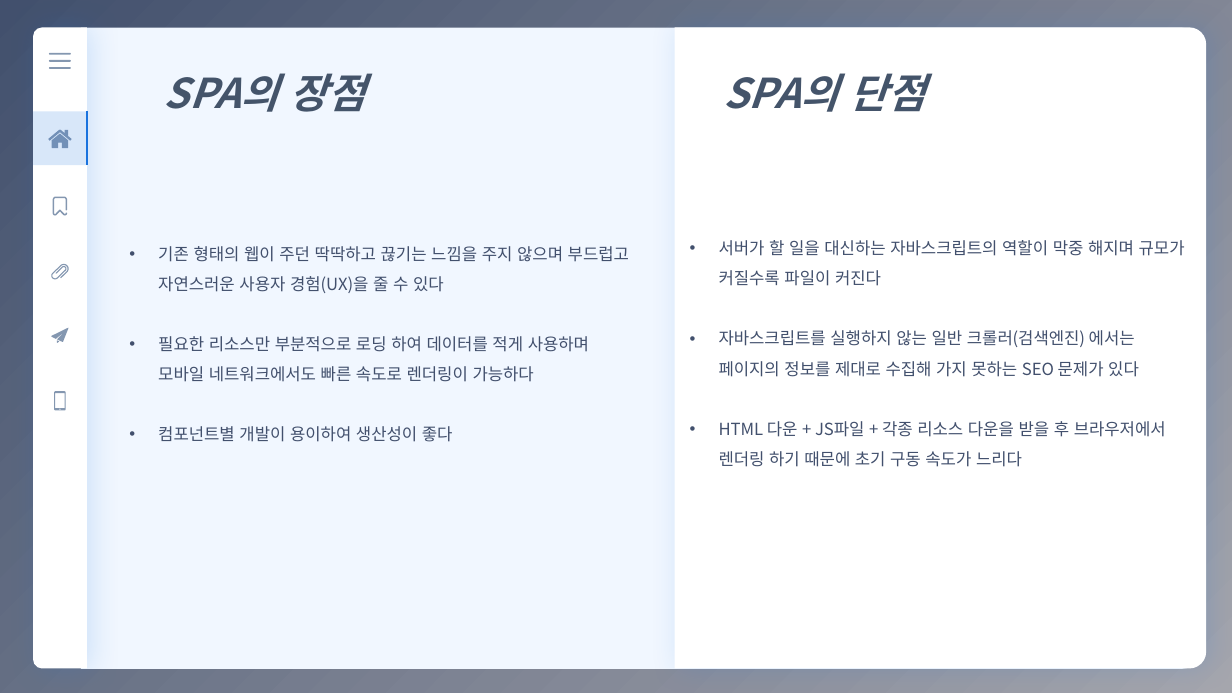
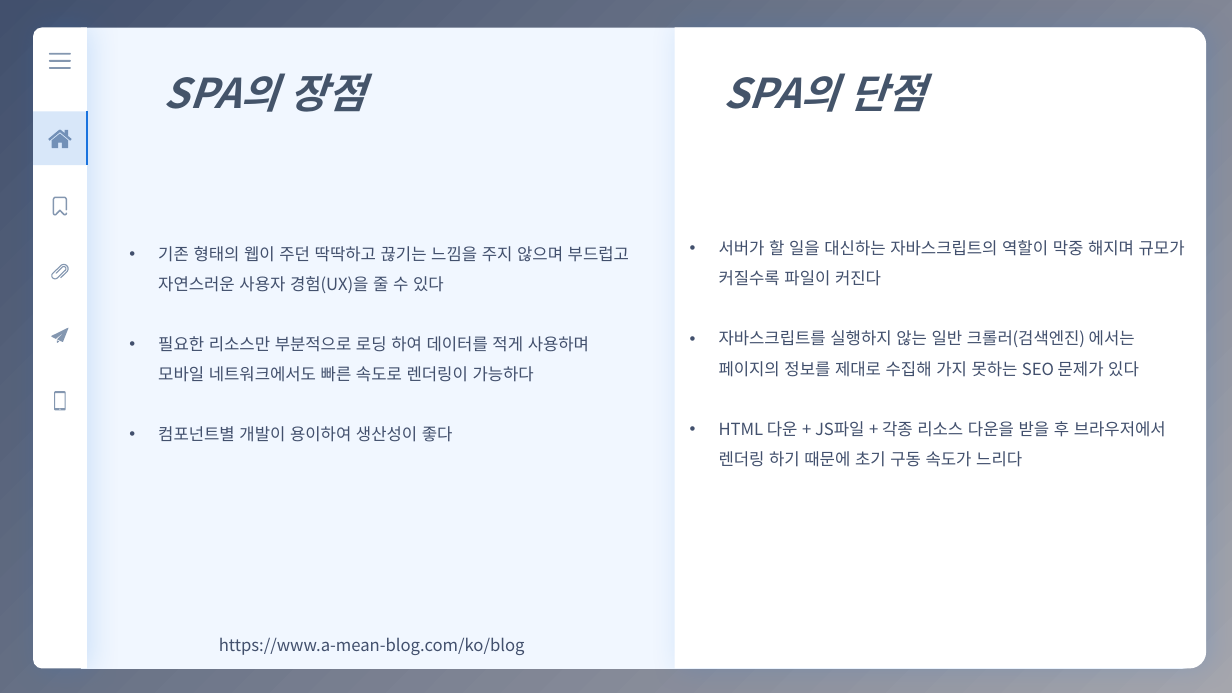
Before and after one commit to eunbee-kim/dmsql1471, a slide deck: slide 6 of 교육/4주차_MVC_SPA_PWA.pptx. Drawn at 1232x693 pixels with LibreOffice and Linux fonts; fonts in the diff are those of the drawing. Boxes give left, top, right and bottom in pixels: in the first picture for what was removed or moved away, otherwise in the second. Text is boxed around its words. In the diff, an @@ line names an element or a change of style, - is before the commit and + after.

```diff
--- a/교육/4주차_MVC_SPA_PWA.pptx
+++ b/교육/4주차_MVC_SPA_PWA.pptx
@@ text added at (219,637,525,655), 13 pt, text #42506D @@
+https://www.a-mean-blog.com/ko/blog
```
Also in this commit, not shown: 2 other slides changed, 3 slides added, 2 slides removed.
